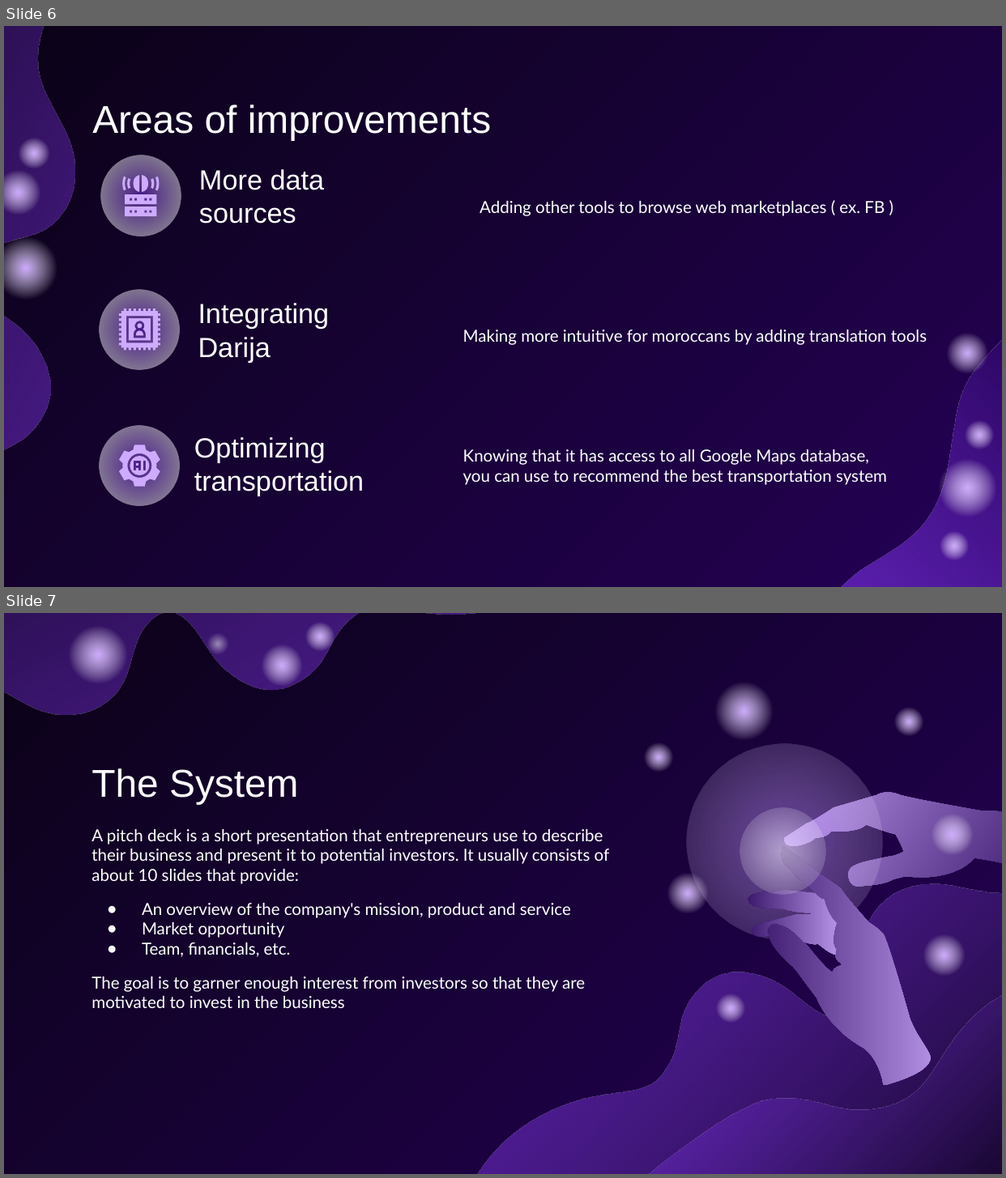
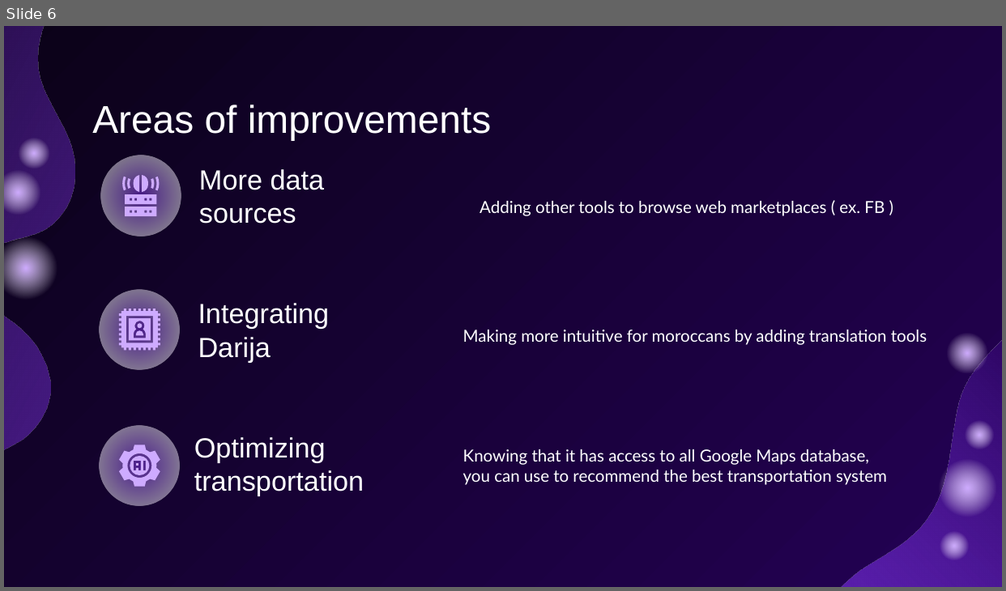
Before and after one commit to yyassif/lguide-ai, a slide deck: pitch.pptx. Shown one above the other, each under a label of ours: slides 6 and 7 before the commit, slide 6 after it. The pictures are 1006x1178 and 1006x591 pixels, drawn with LibreOffice and Linux fonts; fonts in the diff are those of the drawing. Boxes give left, top, right and bottom in pixels: in the first picture for what was removed or moved away, otherwise in the second. Text is boxed around its words. In the diff, an @@ line names an element or a change of style, - is before the commit and + after.

```diff
--- a/pitch.pptx
+++ b/pitch.pptx
@@ slide 7 removed at [4, 613, 1002, 1174], background gradient #0B0218 to #240155 @@
@@ freeform shape removed at [4, 613, 594, 899] @@
@@ group removed at [62, 619, 339, 691]: 4 freeform shapes @@
@@ group removed at [627, 675, 1002, 1109]: 12 freeform shapes @@
@@ title removed at [91, 769, 299, 804] @@
-The System
@@ text removed at [91, 829, 610, 1008] @@
-A pitch deck is a short presentation that entrepreneurs use to describe their business and present it to potential investors. It usually consists of about 10 slides that provide:
-● An overview of the company's mission, product and service
-● Market opportunity
-● Team, financials, etc.
-The goal is to garner enough interest from investors so that they are motivated to invest in the business
@@ freeform shape removed at [460, 840, 1002, 1174] @@
@@ freeform shape removed at [639, 978, 1002, 1174] @@
```
Also in this commit, not shown: 1 slide changed.
